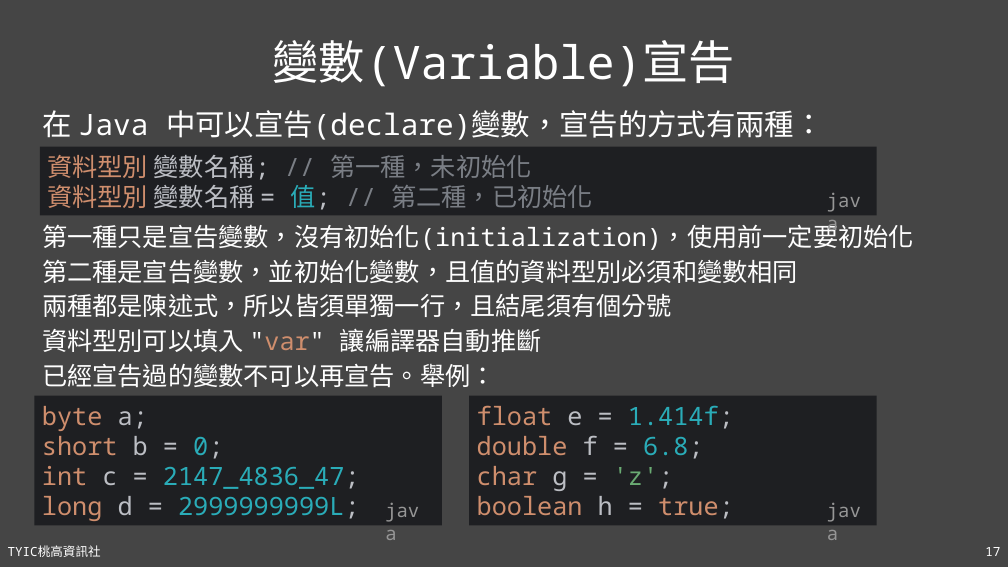
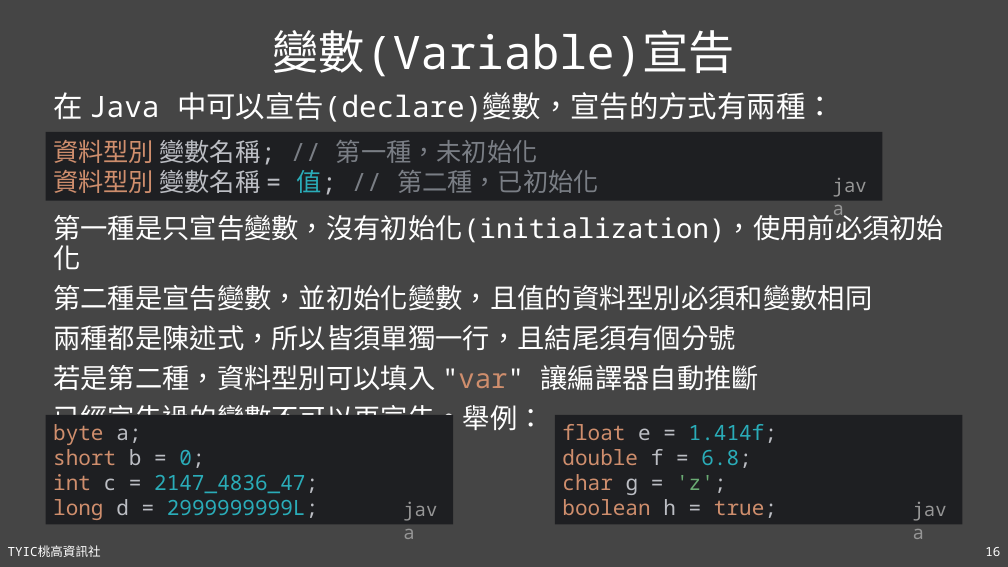
Before and after one commit to TYSHIC/slides, a slide deck: slide 16 of powerpoint/04_初探Java.pptx (slide 17 before the commit). Drawn at 1008x567 pixels with LibreOffice and Linux fonts; fonts in the diff are those of the drawing. Boxes give left, top, right and bottom in pixels: in the first picture for what was removed or moved away, otherwise in the second. Text is boxed around its words. In the diff, an @@ line names an element or a change of style, - is before the commit and + after.

Commit message:
04_boolean_operation

```diff
--- a/powerpoint/04_初探Java.pptx
+++ b/powerpoint/04_初探Java.pptx
@@ title "變數(Variable)宣告": place and size @@
-title "變數(Variable)宣告" at [273, 40, 735, 87]
+title "變數(Variable)宣告" at [273, 30, 735, 77]
@@ text "在 Java 中可以宣告(declare)變數，宣告的方式有兩種：": place and size @@
-text "在 Java 中可以宣告(declare)變數，宣告的方式有兩種：" at [42, 110, 824, 140]
+text "在 Java 中可以宣告(declare)變數，宣告的方式有兩種：" at [53, 92, 835, 122]
@@ rectangle "資料型別 變數名稱; // 第一種，未初始化 資料型別 ...": place and size @@
-rectangle "資料型別 變數名稱; // 第一種，未初始化 資料型別 ..." at [40, 147, 877, 216]
+rectangle "資料型別 變數名稱; // 第一種，未初始化 資料型別 ..." at [45, 132, 882, 200]
@@ text "java": place and size @@
-text "java" at [820, 185, 877, 216]
+text "java" at [826, 170, 883, 200]
@@ text "第一種是只宣告變數，沒有初始化(initialization)，使用前必須初始化": place and size @@
-text "第一種是只宣告變數，沒有初始化(initialization)，使用前必須初始化" at [42, 220, 914, 388]
+text "第一種是只宣告變數，沒有初始化(initialization)，使用前必須初始化" at [53, 211, 944, 436]
@@ text at [53, 211, 944, 270]: text changed; size 24 to 26 pt @@
-第一種只是宣告變數，沒有初始化(initialization)，使用前一定要初始化
+第一種是只宣告變數，沒有初始化(initialization)，使用前必須初始化
@@ text at [53, 285, 872, 436]: size 24 to 26 pt in "第二種是宣告變數，並初始化變數，且值的資料型別必須和變數相同", "兩種都是陳述式，所以皆須單獨一行，且結尾須有個分號", "已經宣告過的變數不可以再宣告。舉例："; line spacing 0.8 to 0.9 @@
@@ text at [53, 365, 759, 390]: text changed; size 24 to 26 pt @@
-資料型別可以填入 "var" 讓編譯器自動推斷
+若是第二種，資料型別可以填入 "var" 讓編譯器自動推斷
@@ rectangle "byte a; short b = ...": place and size @@
-rectangle "byte a; short b = ..." at [35, 395, 442, 526]
+rectangle "byte a; short b = ..." at [45, 415, 453, 525]
@@ rectangle "byte a; short b = ..." at [45, 415, 453, 525]: size 24 to 20 pt @@
@@ rectangle "float e = 1.414f; double ..." at [555, 415, 963, 525]: size 24 to 20 pt @@
@@ rectangle "float e = 1.414f; double ...": place and size @@
-rectangle "float e = 1.414f; double ..." at [470, 395, 877, 526]
+rectangle "float e = 1.414f; double ..." at [555, 415, 963, 525]
@@ text "java": place and size @@
-text "java" at [378, 495, 436, 526]
+text "java" at [396, 494, 454, 524]
@@ text "java": place and size @@
-text "java" at [820, 495, 877, 526]
+text "java" at [905, 494, 963, 524]
@@ page number at [985, 547, 1000, 556]: text changed @@
-17
+16
```
Also in this commit, not shown: 6 other slides changed, 4 slides added, 4 other files.
